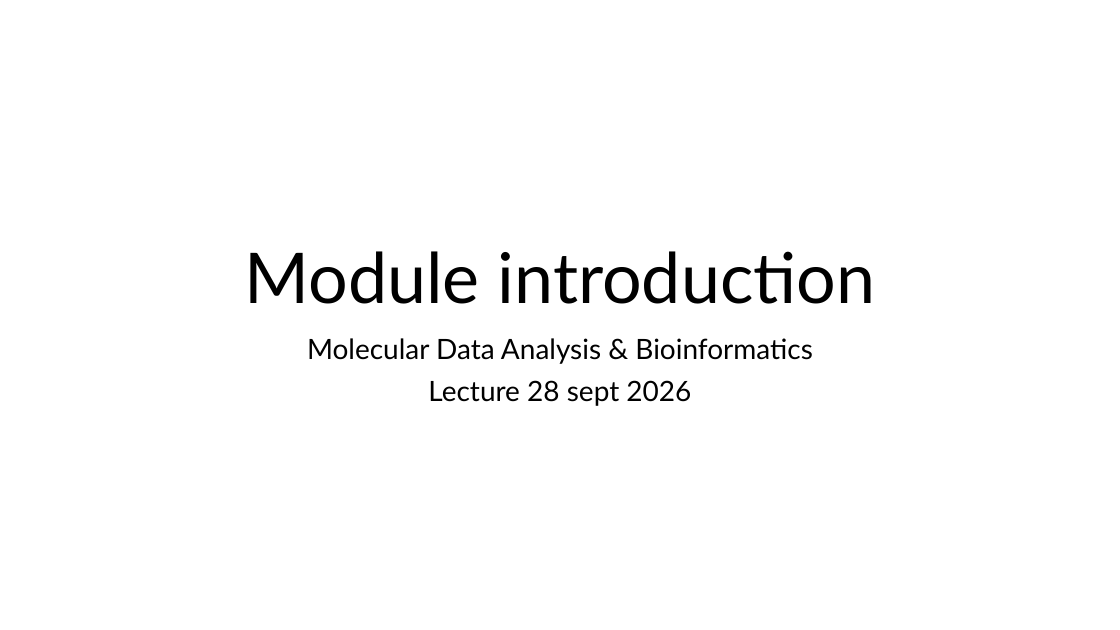
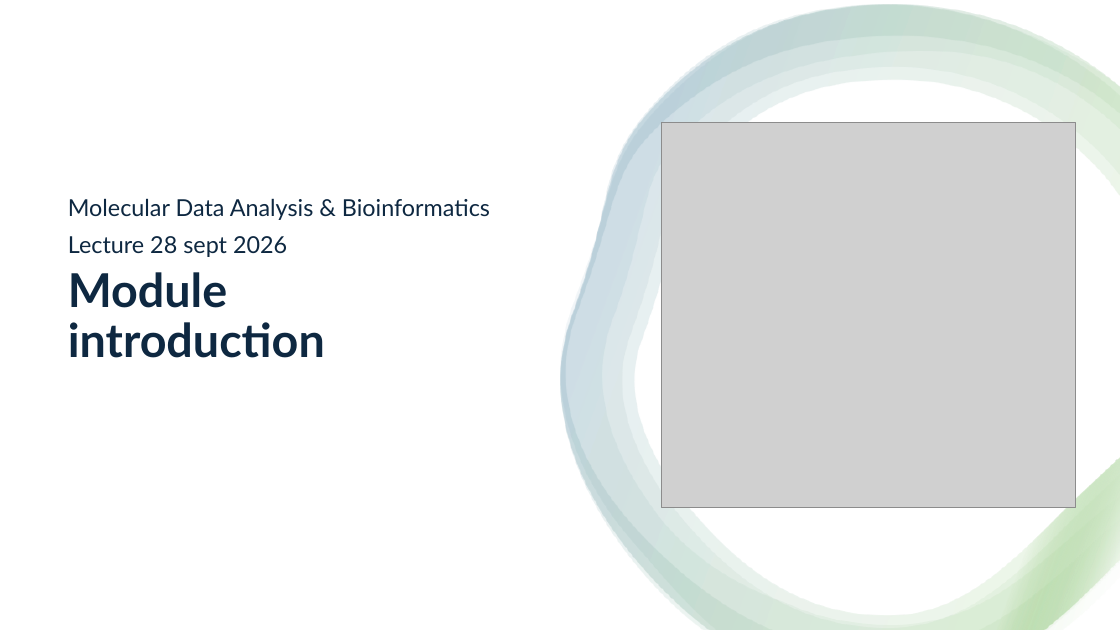
Before and after one commit to mishapaauw/molecular-data-analysis, a slide deck: slide 1 of lectures/0_course_introduction.pptx. Drawn at 1120x630 pixels with LibreOffice and Linux fonts; fonts in the diff are those of the drawing; grey boxes stand for pictures. Boxes give left, top, right and bottom in pixels: in the first picture for what was removed or moved away, otherwise in the second. Text is boxed around its words. In the diff, an @@ line names an element or a change of style, - is before the commit and + after.

Commit message:
finished course intro and pitch

```diff
--- a/lectures/0_course_introduction.pptx
+++ b/lectures/0_course_introduction.pptx
@@ rectangle added at [0, 0, 1120, 630], fill #FFFFFF @@
@@ group added at [560, 5, 1120, 630]: 4 freeform shapes @@
@@ picture added at [662, 123, 1076, 507] @@
@@ subtitle "Molecular Data Analysis & Bioinformatics": place and size @@
-subtitle "Molecular Data Analysis & Bioinformatics" at [307, 338, 812, 406]
+subtitle "Molecular Data Analysis & Bioinformatics" at [68, 198, 490, 257]
@@ subtitle "Molecular Data Analysis & Bioinformatics" at [68, 198, 490, 257]: size 24 to 20 pt, text colour #000000 to #0E2841; alignment centre to left; vertical alignment top to bottom @@
@@ title "Module introduction": place and size @@
-title "Module introduction" at [244, 251, 876, 304]
+title "Module introduction" at [68, 272, 325, 358]
@@ title "Module introduction" at [68, 272, 325, 358]: size 60 to 40 pt, text colour #000000 to #0E2841, bold on; alignment centre to left; vertical alignment bottom to top @@
```
Also in this commit, not shown: 10 other slides changed, 7 slides added, 2 slides removed, 1 other file.
